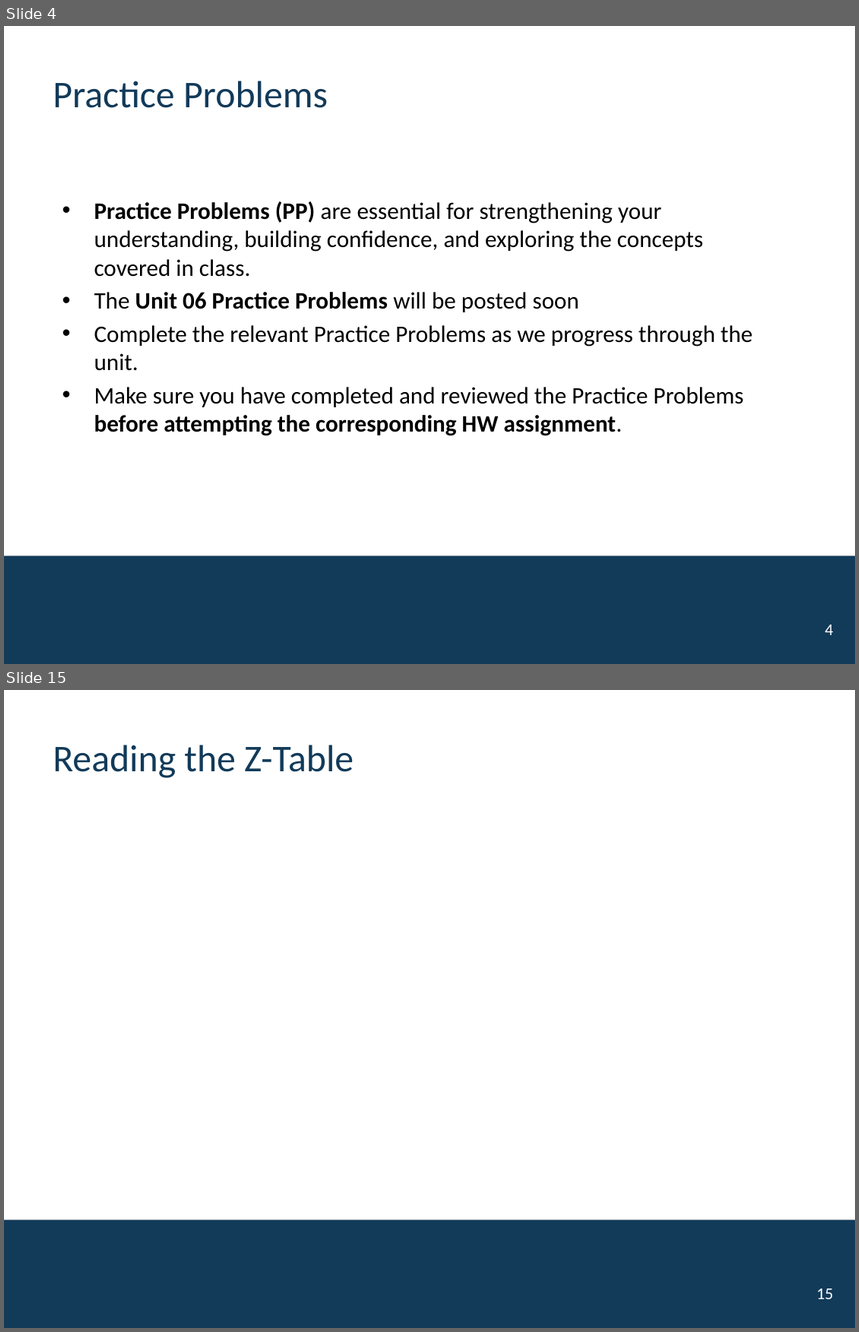
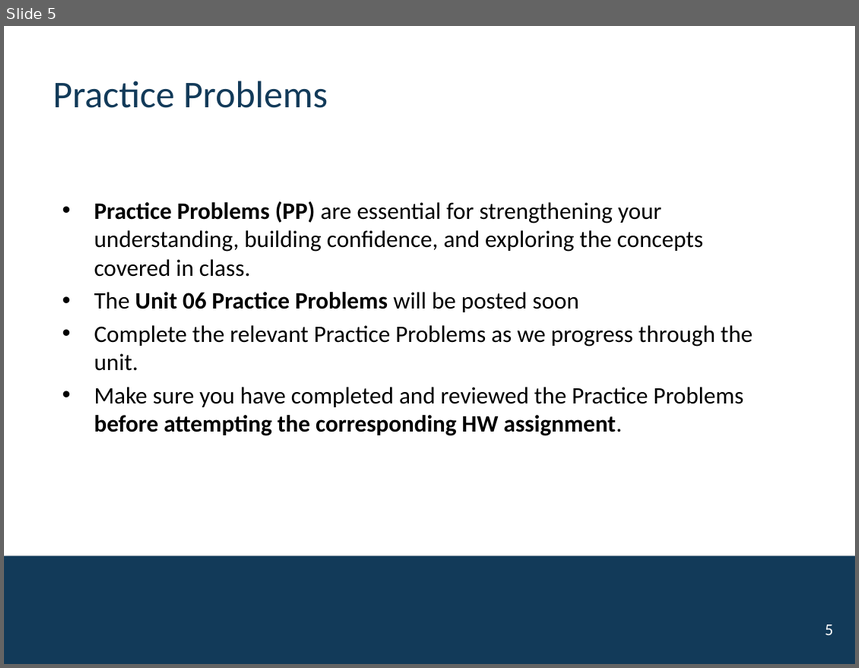
Before and after one commit to mutasim221B/CWRU-STAT-312-Fall-26, a slide deck: docs/activities/Unit-06-Normal-CTL.pptx. Shown one above the other, each under a label of ours: slides 4 and 15 before the commit, slide 5 after it; the slides between them are not shown. The pictures are 859x1332 and 859x668 pixels, drawn with LibreOffice and Linux fonts; fonts in the diff are those of the drawing; background and template pictures are left out. Boxes give left, top, right and bottom in pixels: in the first picture for what was removed or moved away, otherwise in the second. Text is boxed around its words. In the diff, an @@ line names an element or a change of style, - is before the commit and + after.

```diff
--- a/docs/activities/Unit-06-Normal-CTL.pptx
+++ b/docs/activities/Unit-06-Normal-CTL.pptx
@@ slide 15 removed at (4,690,855,1328), background #FFFFFF; not listed: 1 template element that a slide beside it also shows @@
@@ title removed at (53,745,354,778) @@
-Reading the Z-Table
@@ page number removed at (816,1289,833,1300) @@
-15
@@ what was slide 4 is now slide 5 @@
@@ page number at (825,625,833,636): text changed @@
-4
+5
```
Also in this commit, not shown: 1 slide changed, 9 other slides removed, 15 other files.
